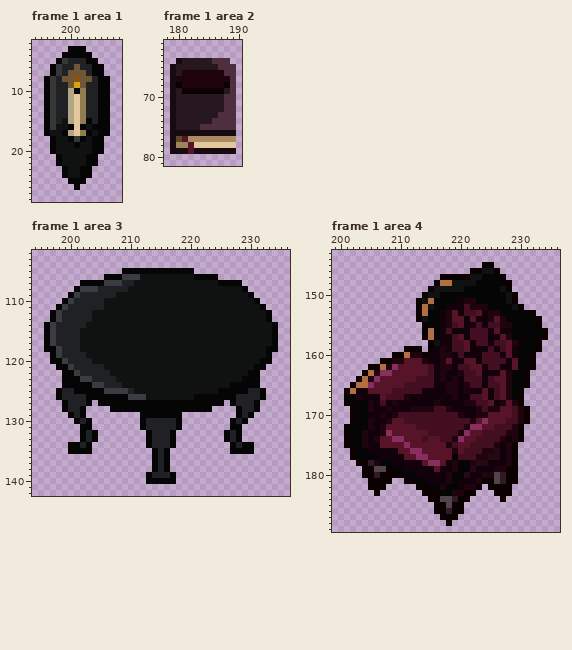
Two versions of one pixel-art file, Assets/Sprites/Decoracoes/objetos de cena.aseprite. The picture above is the old version.
240x192 pixels, 4 frames. Colours within 5 levels of each other are drawn and written as one. Shown: frame 1 area 1: x 194..208, y 2..28; frame 1 area 2: x 178..190, y 61..81; frame 1 area 3: x 194..236, y 102..142; frame 1 area 4: x 199..236, y 143..189. The commit also changed other frames or places, which this record leaves out.
Once edited:
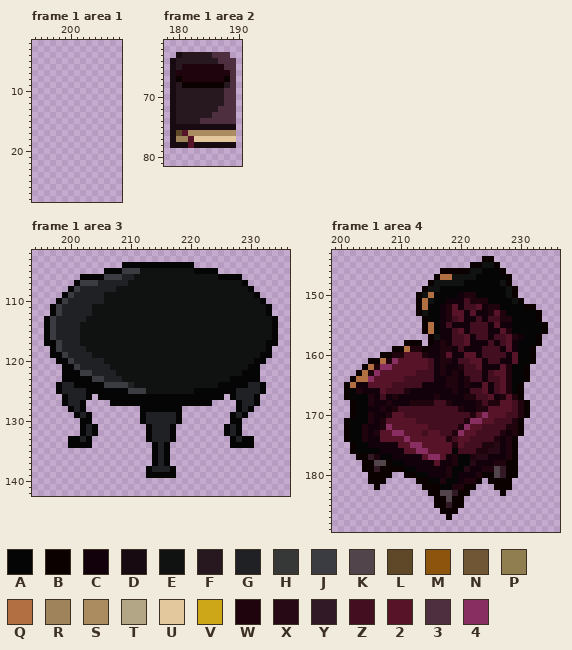
Palette (. is transparent): A #040504  B #0c0101  C #12010b  D #170a10  E #101211  F #271820  G #202124  H #363737  J #3a3c42  K #52444b  L #5f4827  M #8d540d  N #705635  P #907e50  Q #b26f42  R #9f835a  S #aa8c60  T #b3a686  U #e3c79d  V #cda718  W #20040d  X #270915  Y #311925  Z #430e1f  2 #571429  3 #4e2f3f  4 #892e61
Changes in this commit:
layer "castiçal" now hidden
Changed rows in their new state; - is an unchanged pixel.
Frame 1 area 1:
first column x 196:
 3 ----...----
 4 ---.....---
 5 --.......--
 6 -.........-
 7 -.........-
 8 ...........
 9 ...........
10 ...........
11 ...........
12 ...........
13 ...........
14 ...........
15 ...........
16 ...........
17 ...........
18 -.........-
19 -.........-
20 -.........-
21 --.......--
22 --.......--
23 ---.....---
24 ---.....---
25 ----...----
26 -----.-----
Frame 1 area 2, layer "diário":
first column x 179:
63 -DFFFFF333-
64 DF-----F--3
65 --WWWWWWW--
66 -W-------W-
67 -B-------B-
68 -FBBBBBBBF-
69 --FFFFFFF3-
72 --------3--
73 -------3---
74 -----33----
75 -DDDDDDDDDD
76 -L2SSSSSSSS
77 -RR2UUUUUUU
78 -DD-DDDDDDD
79 ...........
Frame 1 area 3, layer "mesa":
first column x 196:
104 -------------AAAAAAAAAAAA--------------
105 ----------AAAJJJEEEEEEEEEAAAA----------
106 ------AAAAJJJGGE---------EEEEAAAA------
107 -----AJJJGGGG-E--------------EEEEA-----
108 ----AJGGG---EE-------------------EA----
109 ---AJG----EE----------------------EA---
110 --AJG------------------------------EA--
111 -AJG----EE--------------------------EA-
113 AJG----E-----------------------------EA
114 ------E--------------------------------
117 -AJ----------------------------------A-
118 .-----G-------------------------------.
119 --AJ---G----------------------------A--
120 -.-AJ---GG-------------------------A-.-
121 --.-AJ----G-----------------------A-.--
122 -----AJJ---G---------------------A-----
123 ------AAJJ--G------------------AA------
124 --AGG---AAJJJJG--------------AA---GGA--
125 -----GG---AAAAJJJ--------AAAA---GG-----
126 --.A----.-----AAAAAAAAAAA-----.----A.--
127 ------A.-..-----------------..-.A------
128 ---.A------.....-------.....------A.---
129 ----.AGA---------GGGGG---------AGA.----
130 -----.A-------------------------A.-----
131 -------GA-------.A---A.-------AG-------
133 ----AAGA.---------------------.AGAA----
134 ------A----------.A-A.----------A------
135 ----....-----------------------....----
138 -----------------AG-GA-----------------
139 ------------------AAA------------------
140 -----------------.....-----------------
Frame 1 area 4, layer "poltrona 1":
first column x 201:
144 -----------------------BB---------
145 ---------------------BBEEB--------
146 ----------------BBBBBEEAAAB-------
147 ---------------BQQEEE-A---AB------
148 --------------BEEE--AA----E-------
149 -------------BE-AAAA------AEB-----
150 ------------BEQA---CWW------------
151 -------------QE--CC-Z-WW---AEB----
152 --------------A-CW2--Z2CWW--AABB--
153 -------------E-----2C2C--2W---AAB-
154 ------------.B----Z--CZ-ZZ-W------
155 --------------Q--ZCC-Z-ZC2CC----AB
156 -----------------CZ2-----C2W------
157 -------------.BE---Z2C---ZZ2WC--B.
158 ----------BBB--CW-----CCZC--CA----
159 --------BBQWWBC--WC-C--Z-ZC----B.-
160 ------BBWW222W---2-C22----ZC2-----
161 ----BBQW42---2Z--W-ZZ-2C--C-------
162 ---BQW442--------C-W-Z--CC2WA-B.--
163 --BQW422----ZZ----WC--Z-Z2--------
164 -BQ-42----ZZ----CW--W----Z--------
165 BQCC2---ZZ---CC------CC2C----B.---
166 -AW-CC-Z--WCC----C--CZZ-----------
167 --AAW-ZCWCC----W--C-WW-Z2CW2W-----
168 .B----CWC--WWWWZZW--CCW-WW2-ZWB---
169 ----C-WCWZZZZZZ--ZZW---W22--------
170 ----W-CW22---------ZZW24---Z------
171 BA----W2--22--------W442-ZZ-WB.---
172 ---WC--4----22-----W422ZZ--W------
173 -----W2244---Z22--W42-Z---WC------
174 -----C--224--2--2WZ2-Z---WCWB.----
175 .B-A--CCC-244----2W-Z--WWX--------
176 ----AA---C-2-4----AZ--W-X---------
177 -.BBYWAA--CCC244-CWAAWXXCC--------
178 --.-BKKBAA---CC2C----XCC-WWB------
179 -----YB-BBAA---C-WA-XC-WWKY-------
180 ---.-B--..BBAA-----CC-WBB---------
181 -------.--..BBAAWA--WWB.-BB-.-----
182 ----.-.-----.-BBA-WWBB.-.---------
183 -----.-------.--KKYB-.---.-.------
184 --------------.-B-B-.-----.-------
185 -----------------Y----------------
186 ---------------.-B-.--------------
187 ----------------.-.---------------
188 -----------------.----------------
Pixel boxes of the changes (left, top, right, bottom) in both pictures:
erased: (44, 46, 110, 190)
changed: (170, 52, 236, 154)
changed: (44, 262, 278, 454)
changed: (146, 466, 176, 484)
changed: (344, 256, 548, 526)
